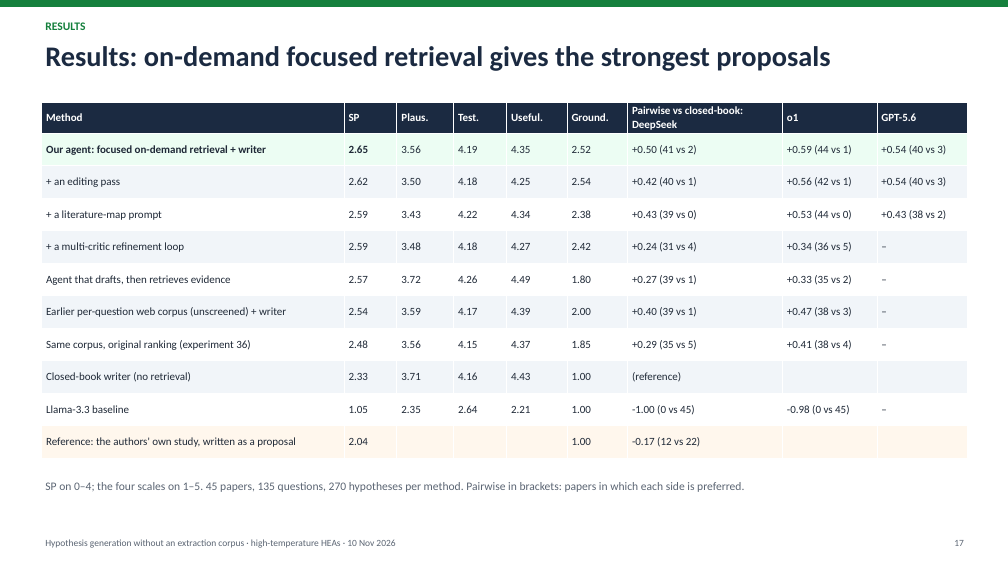
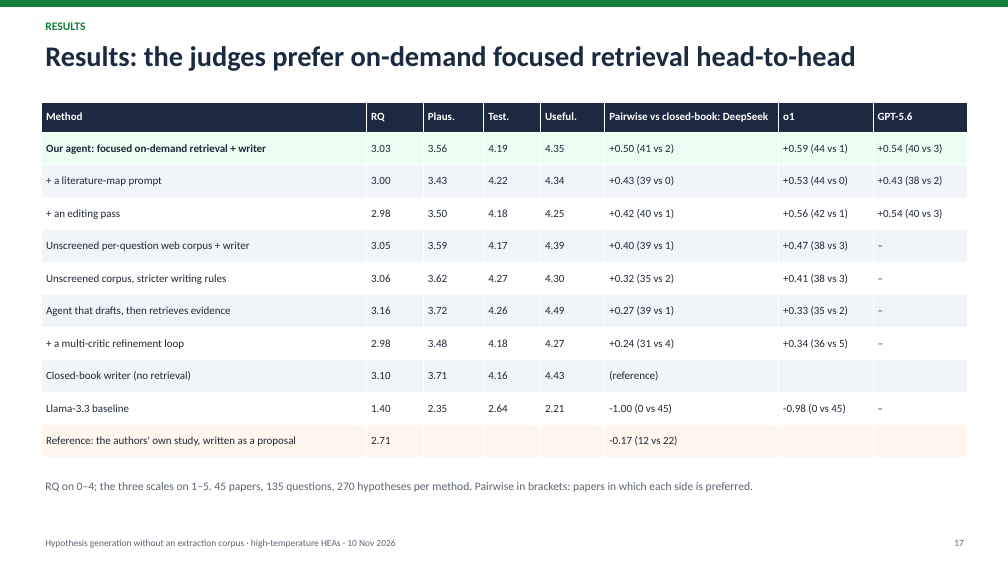
Before and after one commit to yadyneshsonale/materials-hypothesis-generation, a slide deck: slide 17 of presentations/2026-11-10_on_demand_retrieval/on_demand_hypothesis_generation_2026-11-10.pptx. Drawn at 1008x567 pixels with LibreOffice and Linux fonts; fonts in the diff are those of the drawing. Boxes give left, top, right and bottom in pixels: in the first picture for what was removed or moved away, otherwise in the second. Text is boxed around its words. In the diff, an @@ line names an element or a change of style, - is before the commit and + after.

```diff
--- a/presentations/2026-11-10_on_demand_retrieval/on_demand_hypothesis_generation_2026-11-10.pptx
+++ b/presentations/2026-11-10_on_demand_retrieval/on_demand_hypothesis_generation_2026-11-10.pptx
@@ text at box(45, 46, 855, 71): text changed @@
-Results: on-demand focused retrieval gives the strongest proposals
+Results: the judges prefer on-demand focused retrieval head-to-head
@@ table at box(42, 102, 968, 457) @@
-column 1: Method | Our agent: focused on-demand retrieval + writer | + an editing pass | + a literature-map prompt | + a multi-critic refinement loop | Agent that drafts, then retrieves evidence | Earlier per-question web corpus (unscreened) + writer | Same corpus, original ranking (experiment 36) | Closed-book writer (no retrieval) | Llama-3.3 baseline | Reference: the authors' own study, written as a proposal
-column 2: SP | 2.65 | 2.62 | 2.59 | 2.59 | 2.57 | 2.54 | 2.48 | 2.33 | 1.05 | 2.04
-column 3: Plaus. | 3.56 | 3.50 | 3.43 | 3.48 | 3.72 | 3.59 | 3.56 | 3.71 | 2.35 | 
-column 4: Test. | 4.19 | 4.18 | 4.22 | 4.18 | 4.26 | 4.17 | 4.15 | 4.16 | 2.64 | 
-column 5: Useful. | 4.35 | 4.25 | 4.34 | 4.27 | 4.49 | 4.39 | 4.37 | 4.43 | 2.21 | 
-column 6: Ground. | 2.52 | 2.54 | 2.38 | 2.42 | 1.80 | 2.00 | 1.85 | 1.00 | 1.00 | 1.00
-column 7: Pairwise vs closed-book: DeepSeek | +0.50 (41 vs 2) | +0.42 (40 vs 1) | +0.43 (39 vs 0) | +0.24 (31 vs 4) | +0.27 (39 vs 1) | +0.40 (39 vs 1) | +0.29 (35 vs 5) | (reference) | -1.00 (0 vs 45) | -0.17 (12 vs 22)
-column 8: o1 | +0.59 (44 vs 1) | +0.56 (42 vs 1) | +0.53 (44 vs 0) | +0.34 (36 vs 5) | +0.33 (35 vs 2) | +0.47 (38 vs 3) | +0.41 (38 vs 4) |  | -0.98 (0 vs 45) | 
-column 9: GPT-5.6 | +0.54 (40 vs 3) | +0.54 (40 vs 3) | +0.43 (38 vs 2) | – | – | – | – |  | – | 
+column 1: Method | Our agent: focused on-demand retrieval + writer | + a literature-map prompt | + an editing pass | Unscreened per-question web corpus + writer | Unscreened corpus, stricter writing rules | Agent that drafts, then retrieves evidence | + a multi-critic refinement loop | Closed-book writer (no retrieval) | Llama-3.3 baseline | Reference: the authors' own study, written as a proposal
+column 2: RQ | 3.03 | 3.00 | 2.98 | 3.05 | 3.06 | 3.16 | 2.98 | 3.10 | 1.40 | 2.71
+column 3: Plaus. | 3.56 | 3.43 | 3.50 | 3.59 | 3.62 | 3.72 | 3.48 | 3.71 | 2.35 | 
+column 4: Test. | 4.19 | 4.22 | 4.18 | 4.17 | 4.27 | 4.26 | 4.18 | 4.16 | 2.64 | 
+column 5: Useful. | 4.35 | 4.34 | 4.25 | 4.39 | 4.30 | 4.49 | 4.27 | 4.43 | 2.21 | 
+column 6: Pairwise vs closed-book: DeepSeek | +0.50 (41 vs 2) | +0.43 (39 vs 0) | +0.42 (40 vs 1) | +0.40 (39 vs 1) | +0.32 (35 vs 2) | +0.27 (39 vs 1) | +0.24 (31 vs 4) | (reference) | -1.00 (0 vs 45) | -0.17 (12 vs 22)
+column 7: o1 | +0.59 (44 vs 1) | +0.53 (44 vs 0) | +0.56 (42 vs 1) | +0.47 (38 vs 3) | +0.41 (38 vs 3) | +0.33 (35 vs 2) | +0.34 (36 vs 5) |  | -0.98 (0 vs 45) | 
+column 8: GPT-5.6 | +0.54 (40 vs 3) | +0.43 (38 vs 2) | +0.54 (40 vs 3) | – | – | – | – |  | – | 
@@ text at box(45, 482, 753, 492): text changed @@
-SP on 0–4; the four scales on 1–5. 45 papers, 135 questions, 270 hypotheses per method. Pairwise in brackets: papers in which each side is preferred.
+RQ on 0–4; the three scales on 1–5. 45 papers, 135 questions, 270 hypotheses per method. Pairwise in brackets: papers in which each side is preferred.
```
Also in this commit, not shown: 4 other slides changed, 1 other file.
